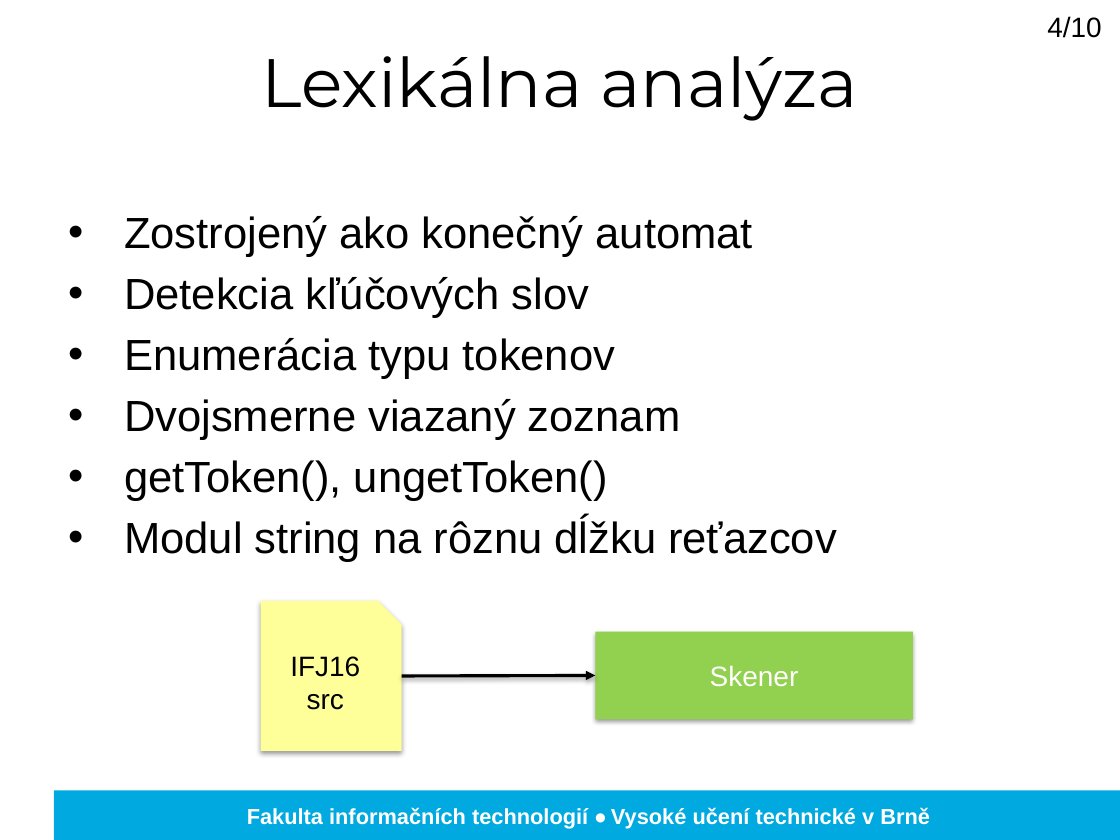
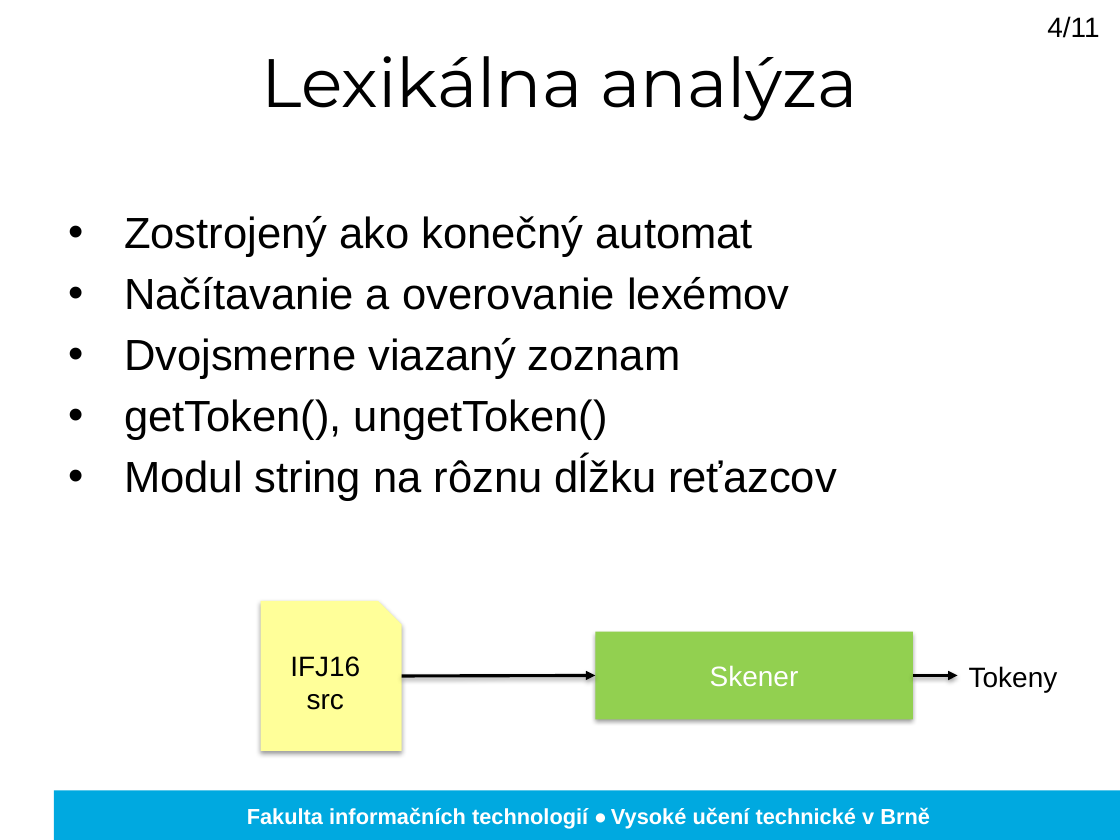
Before and after one commit to adiosnb/IFJ, a slide deck: slide 4 of doc/prezentacia.pptx (slide 5 before the commit). Drawn at 1120x840 pixels with LibreOffice and Linux fonts; fonts in the diff are those of the drawing; background and template pictures are left out. Boxes give left, top, right and bottom in pixels: in the first picture for what was removed or moved away, otherwise in the second. Text is boxed around its words. In the diff, an @@ line names an element or a change of style, - is before the commit and + after.

```diff
--- a/doc/prezentacia.pptx
+++ b/doc/prezentacia.pptx
@@ text at box(1047, 16, 1099, 38): text changed @@
-4/10
+4/11
@@ text at box(124, 277, 789, 310): text changed @@
-• Detekcia kľúčových slov
-• Enumerácia typu tokenov
+• Načítavanie a overovanie lexémov
@@ arrow added from (913, 675) to (958, 675), #000000 2 pt @@
@@ text added at box(969, 666, 1058, 692), 18 pt, text #000000 @@
+Tokeny
```
Also in this commit, not shown: 8 other slides changed, 1 slide added, 1 slide removed.
